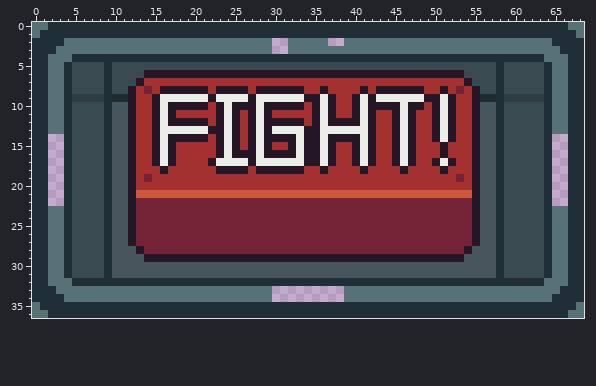
Two versions of one sprite sheet, art/UI/Container Stacking/fight-button-hover.png. This is how it looked before the edit.
The file is 69x37 pixels. Colours within 5 levels of each other are drawn and written as one.
The result:
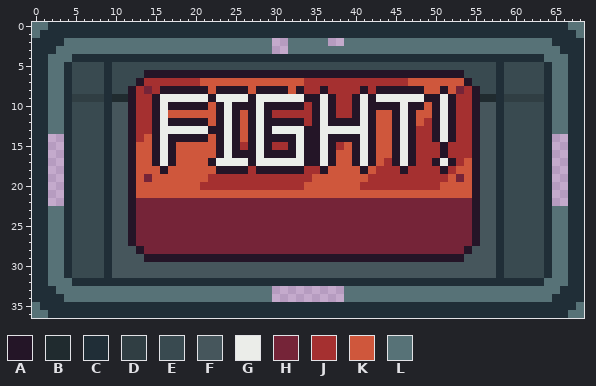
Palette (. is transparent): A #241527  B #202b2f  C #202e37  D #303e43  E #394a50  F #46565c  G #ebede9  H #752438  J #a53030  K #cf573c  L #577277
The exact change:
@@ x 11..56 @@
  6 EEEAAAAAAAAAAAAAAAAAAAAAAAAAAAAAAAAAAAAAAAAEEE
- 7 EEAJJJJJJJJJJJJJJJJJJJJJJJJJJJJJJJJJJJJJJJJAEE
- 8 EAJHJAAAAAAJAAAAJAAAAAAJJAJJJJAJAAAAAAJJAJHJAE
+ 7 EEAJJJJJJJKKKKKKKKKKKKKJJJJJJJJJJJJJKKKKKKKAEE
+ 8 EAJHJAAAAAAKAAAAKAAAAKAJJAJJJJAJAAAAAAKKAKHJAE
  9 BAJJAGGGGGGAGGGGAGGGGGGAAGAJJAGAGGGGGGAAGAJJAB
-10 FAJJAGAAAAAJAGAAAGAAAAAJAGAJJAGAAAAGAAJAGAJJAF
-11 FAJJAGAJJJJJAGAJAGAJJJJJAGAJJAGAJJAGAJJAGAJJAF
-12 FAJJAGAAAAAJAGAJAGAAAAAJAGAAAAGAJJAGAJJAGAJJAF
-13 FAJJAGGGGGGAAGAJAGAGGGGAAGGGGGGAJJAGAJJAGAJJAF
-14 FAJJAGAAAAAJAGAJAGAAAAGAAGAAAAGAJJAGAJJAGAJJAF
-15 FAJJAGAJJJJJAGAJAGAJJAGAAGAJJAGAJJAGAJJJAJJJAF
-16 FAJJAGAJJJJJAGAAAGAAAAGAAGAJJAGAJJAGAJJJAJJJAF
-17 FAJJAGAJJJJAGGGGAGGGGGGAAGAJJAGAJJAGAJJAGAJJAF
-18 FAJJJAJJJJJJAAAAJAAAAAAJJAJJJJAJJJJAJJJJAJJJAF
-19 FAJHJJJJJJJJJJJJJJJJJJJJJJJJJJJJJJJJJJJJJJHJAF
-20 FAJJJJJJJJJJJJJJJJJJJJJJJJJJJJJJJJJJJJJJJJJJAF
+10 FAJJAGAAAAAKAGAAAGAAAAAJAGAJJAGAAAAGAAKAGAJJAF
+11 FAJJAGKKKKKKAGAKAGAJJJJJAGAJJAGAKKAGAKKAGAJJAF
+12 FAJJAGAAAAAKAGAKAGAAAAAJAGAAAAGAKKAGAKJAGAJJAF
+13 FAJJAGGGGGGAAGAKAGAGGGGAAGGGGGGAKKAGAJJAGAJJAF
+14 FAJKAGAAAAAKAGAKAGAAAAGAAGAAAAGAKKAGAJJAGAJJAF
+15 FAKKAGAKKKKKAGAJAGAJJAGAAGAJKAGAKKAGAJJJAJJJAF
+16 FAKKAGAKKKKKAGAAAGAAAAGAAGAKKAGAKKAGAJJJAJJJAF
+17 FAKKAGAKKKKAGGGGAGGGGGGAAGAKKAGAKJAGAJJAGAJKAF
+18 FAKKKAKKKKKKAAAAJAAAAAAJJAKKKKAKJJJAJJJJAJKKAF
+19 FAKHKKKKKKKJJJJJJJJJJJJJKKKKKKKJJJJJJJJJJKHKAF
+20 FAKKKKKKKKJJJJJJJJJJJJJKKKKKKKJJJJJJJJJJKKKKAF
 21 FAKKKKKKKKKKKKKKKKKKKKKKKKKKKKKKKKKKKKKKKKKKAF
